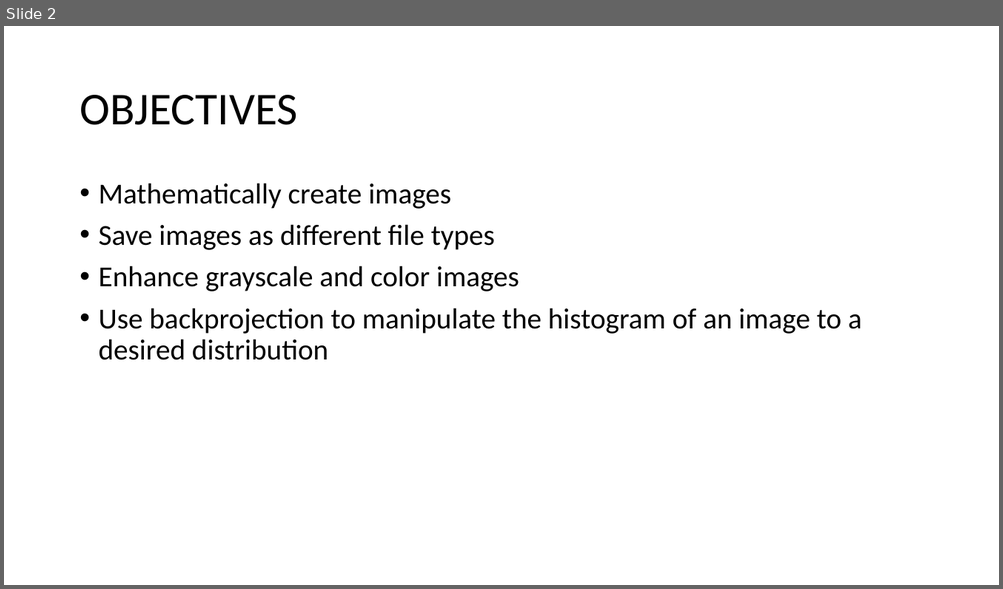
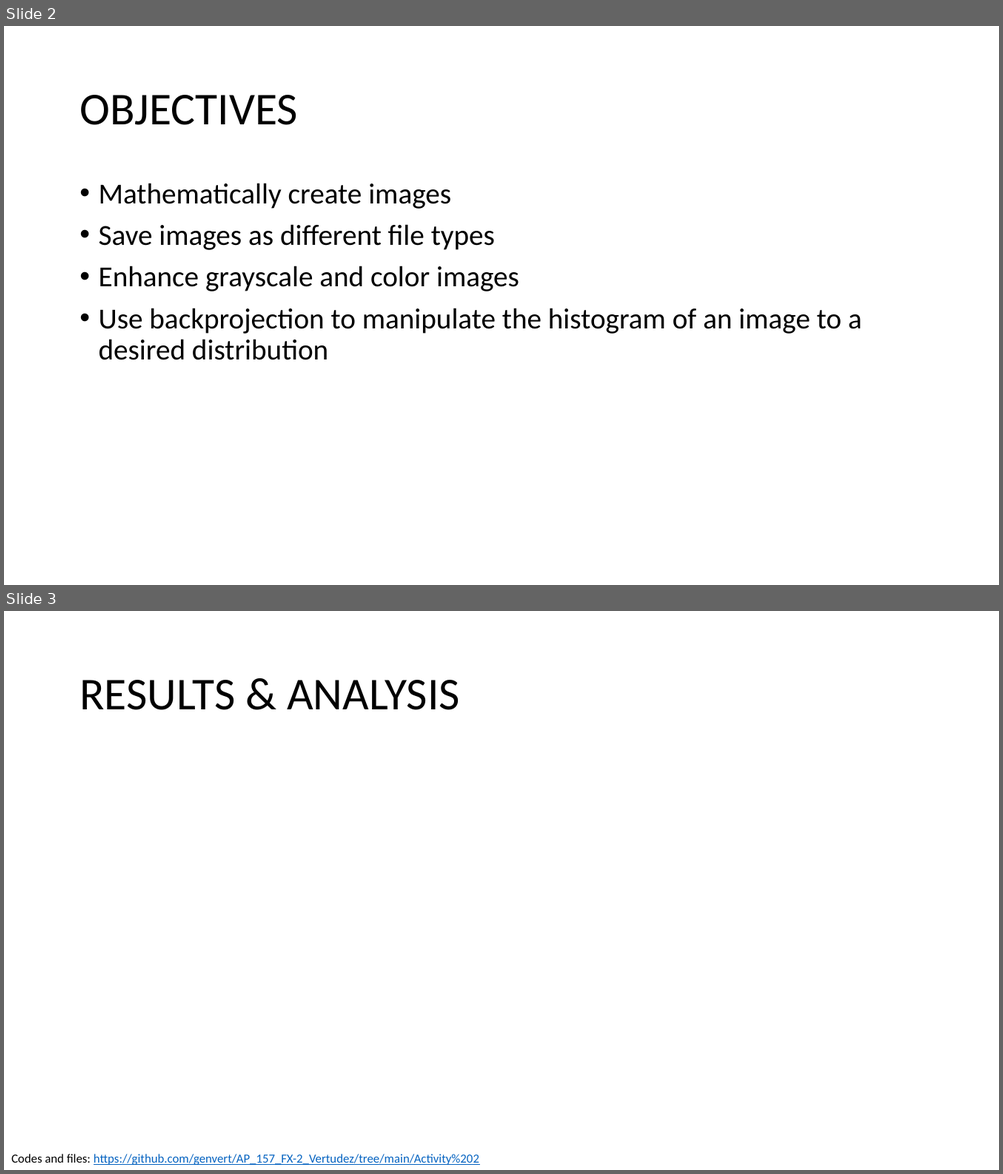
Before and after one commit to genvert/AP_157_FX-2_Vertudez, a slide deck: Activity 1/Vertudez_Activity_1_Report.pptx. Shown one above the other, each under a label of ours: slide 2 before the commit, slides 2 and 3 after it. The pictures are 1003x589 and 1003x1174 pixels, drawn with LibreOffice and Linux fonts; fonts in the diff are those of the drawing. Boxes give left, top, right and bottom in pixels: in the first picture for what was removed or moved away, otherwise in the second. Text is boxed around its words. In the diff, an @@ line names an element or a change of style, - is before the commit and + after.

```diff
--- a/Activity 1/Vertudez_Activity_1_Report.pptx
+++ b/Activity 1/Vertudez_Activity_1_Report.pptx
@@ slide 3 added at (x1=4, y1=611, x2=999, y2=1170), background #FFFFFF @@
@@ title added at (x1=79, y1=680, x2=459, y2=710), 44 pt, text #000000 @@
+RESULTS & ANALYSIS
@@ text added at (x1=11, y1=1154, x2=479, y2=1165), 12 pt, text #0563C1, underline @@
+Codes and files: https://github.com/genvert/AP_157_FX-2_Vertudez/tree/main/Activity%202
```
Also in this commit, not shown: 1 slide changed, 4 other slides added, 2 slides removed, 2 other files.
